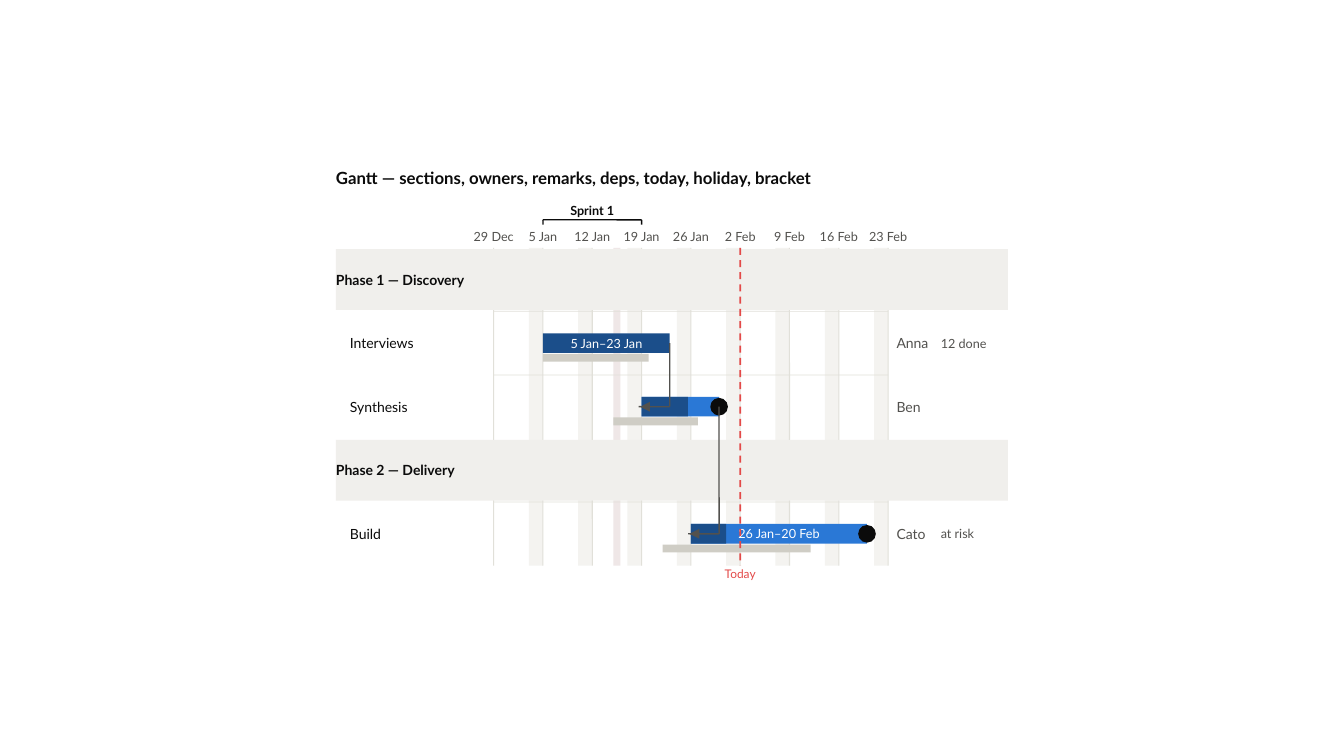
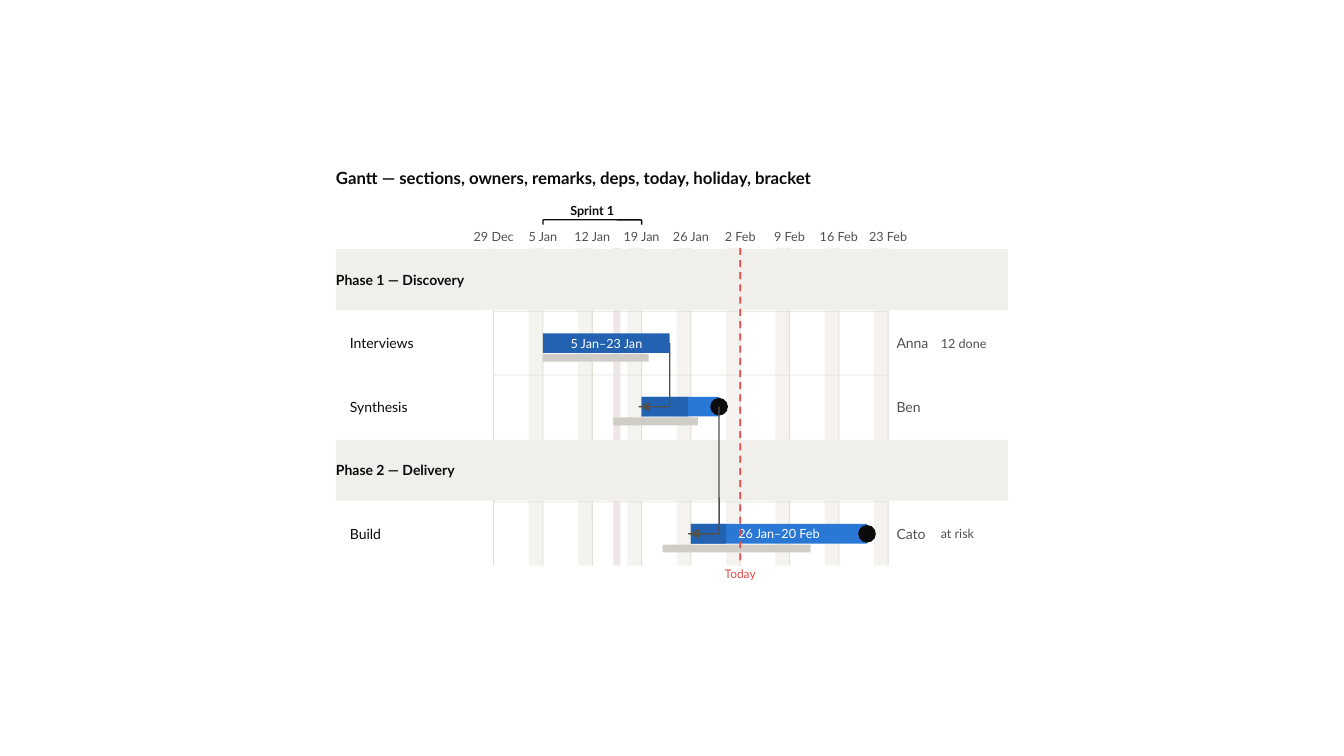
Before and after one commit to dannbleeker/PowerChart, a slide deck: slide 43 of examples/showcase.pptx. Drawn at 1344x756 pixels with LibreOffice and Linux fonts; fonts in the diff are those of the drawing. Boxes give left, top, right and bottom in pixels: in the first picture for what was removed or moved away, otherwise in the second. Text is boxed around its words. In the diff, an @@ line names an element or a change of style, - is before the commit and + after.

Commit message:
chore(showcase): regenerate for the gantt progress-fill colour change
The in-bar percent-complete fill is now derived from the bar colour instead of
a hardcoded #1b4e8a, which moves exactly one showcase slide (the gantt with
sections/owners/deps); every coordinate is unchanged.

```diff
--- a/examples/showcase.pptx
+++ b/examples/showcase.pptx
@@ fill #1B4E8A to #2262B1 in 3 elements at (543,334,670,353), (641,397,688,416), (691,524,726,543) @@
```
